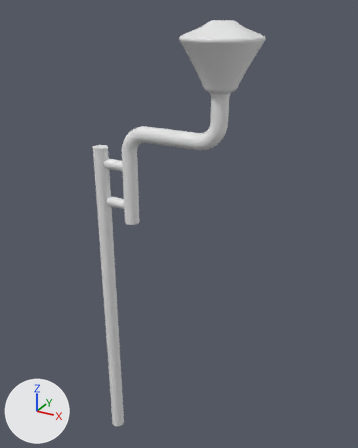
The Blender file Models/Road/Street lamp - UV.blend, before and after one commit.
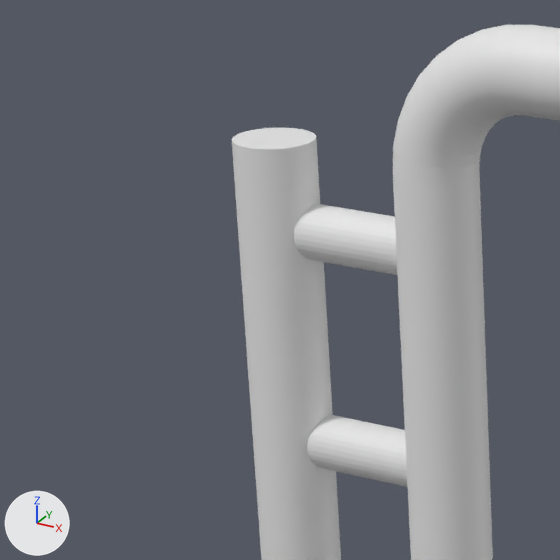
Each version appears first whole from a 50 mm lens placed at (3.286, -3.599, 4.44), pointed at (1.223, 0.153, 2.565), and next in a close-up on the part from 14% to 42% of the width and 27% to 50% of the height. Arrows for +X, +Y and +Z are at lower left; the lights stay in place. Materials are left out; every surface is plain grey.

Objects in the first close-up: 'Street lamp'.
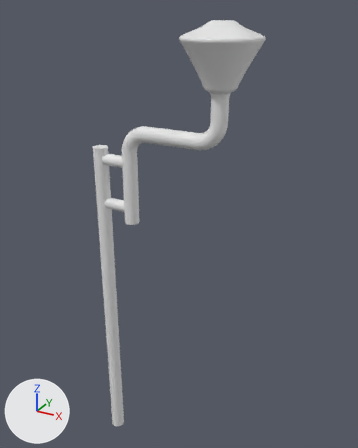
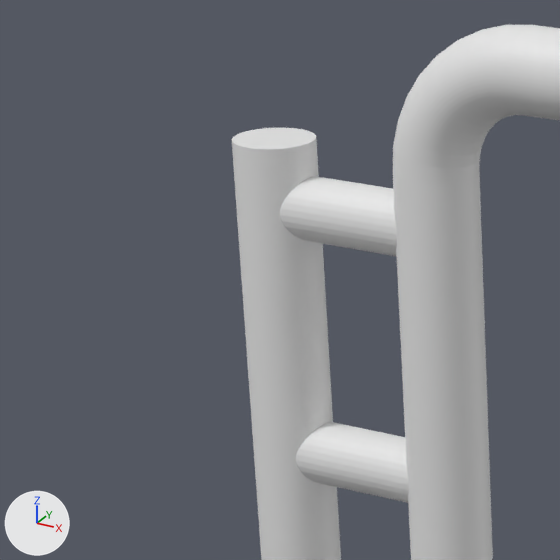
The newer file is also turned or shifted as a whole; pictures and numbers use the older file's frame.

Location of each change, (x1, y1, x2, y2) in pixels of the close-ups (560 x 560 px):
part 1 of me_cylinder_001, added
    after: (280, 176, 397, 256)
part 2 of me_cylinder_001, deleted
    before: (294, 204, 397, 275)
part 3 of me_cylinder_001, cut back
    before: (307, 415, 408, 487)
    after: (296, 422, 409, 503)

The change in detail:
me_cylinder_001 is used by ob_street_lamp; location (0.971, -0.054, 2.652); scale (0.0686, 0.0686, 0.0686).
me_cylinder_001 had 3060 vertices, 2818 faces and spanned x -7.6..15.1, y -4.6..4.6, z -39.5..24.7.
me_cylinder_001 now has 2944 vertices, 2760 faces and spans x -7.6..15.1, y -4.6..4.6, z -39.5..24.7.
me_cylinder_001 part 1: a new loose piece, a 32-sided cylinder along x spanning x -6.1..-2.6, y -0.8..0.8, z 6.6..8.1.
me_cylinder_001 part 2: the loose piece of 122 vertices spanning x -5.8..-2.6, y -0.6..0.8, z 6.1..7.4 is deleted.
Part 3, on me_cylinder_001:
121 vertices are removed from x -5.8..-2.6, y -0.6..0.8, z 0.7..2.0.
63 faces are deleted.
1 vertex moves within x -2.6, y 0.8, z 1.2.
32 vertices are added at x -6.1, y -0.8..0.8, z 0.3..1.9.
31 new vertices lie (3.5, 0.0, 0.0) away from vertices in x -6.1, y -0.8..0.8, z 0.3..1.9.
34 new faces join them.
